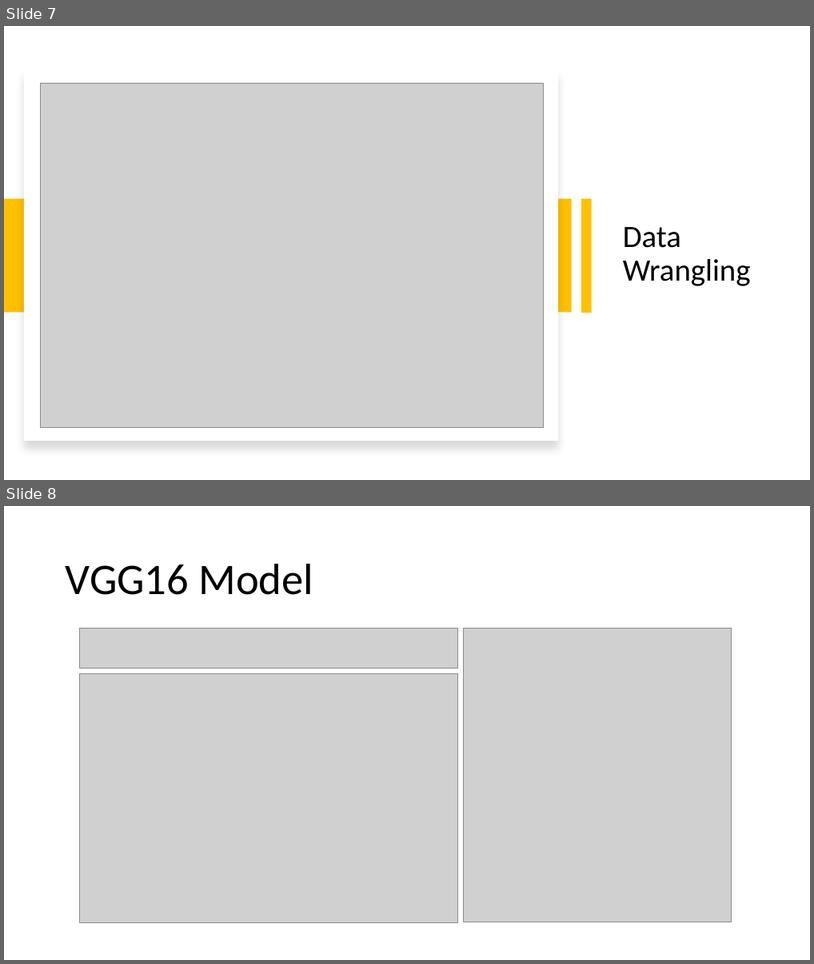
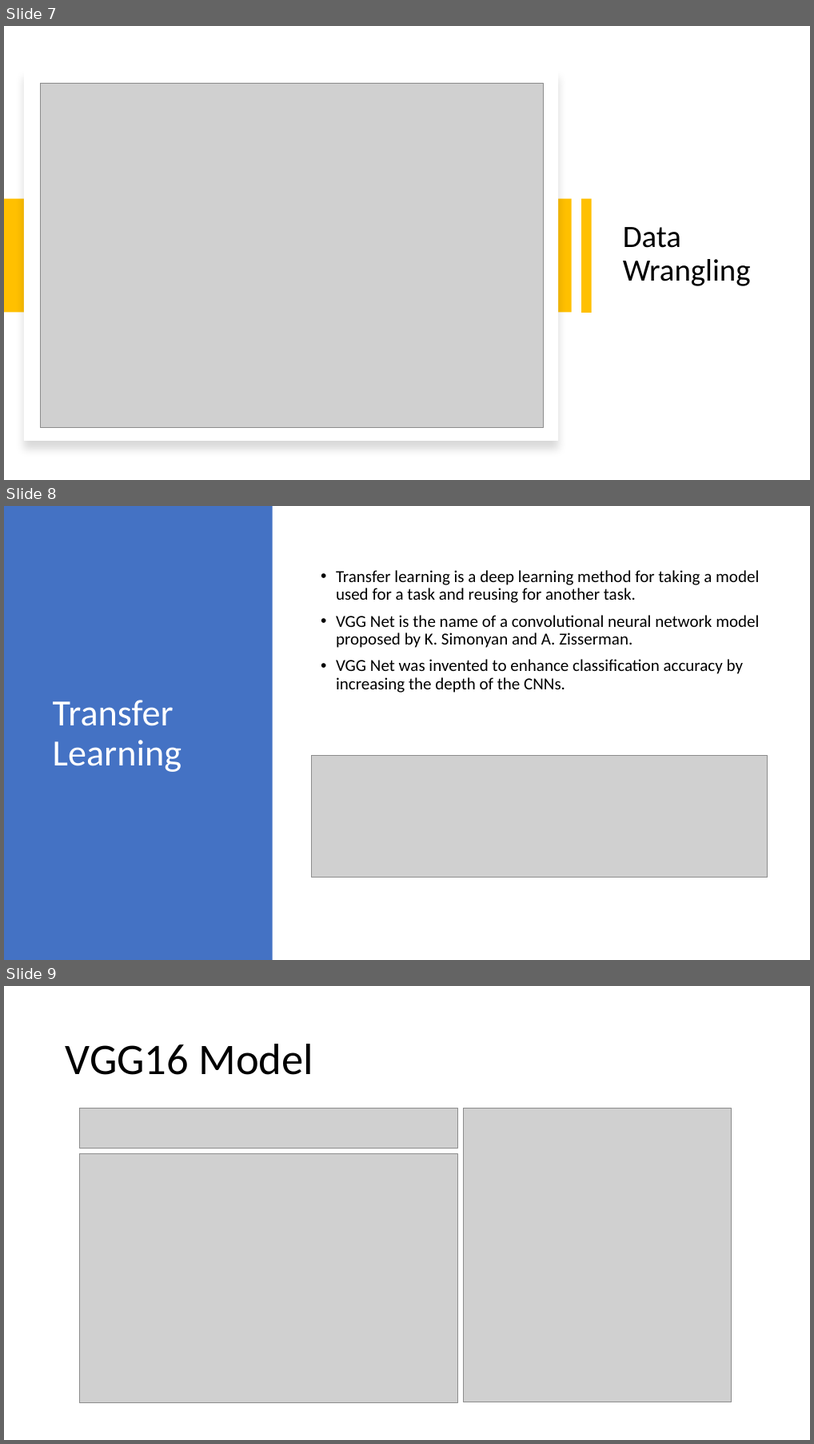
Before and after one commit to terrenceturner/End-to-end-plane-vision, a slide deck: Capstone2SlideDeck.pptx. Shown one above the other, each under a label of ours: slides 7 and 8 before the commit, slides 7, 8 and 9 after it. The pictures are 814x964 and 814x1444 pixels, drawn with LibreOffice and Linux fonts; fonts in the diff are those of the drawing; grey boxes stand for pictures. Boxes give left, top, right and bottom in pixels: in the first picture for what was removed or moved away, otherwise in the second. Text is boxed around its words. In the diff, an @@ line names an element or a change of style, - is before the commit and + after.

Commit message:
Added transfer learning and results

```diff
--- a/Capstone2SlideDeck.pptx
+++ b/Capstone2SlideDeck.pptx
@@ slide 8 added at box(4, 506, 810, 960), background #FFFFFF @@
@@ rectangle added at box(4, 506, 273, 960), fill #4472C4 @@
@@ text added at box(336, 570, 759, 692), 20 pt, text #000000 @@
+• Transfer learning is a deep learning method for taking a model used for a task and reusing for another task.
+• VGG Net is the name of a convolutional neural network model proposed by K. Simonyan and A. Zisserman.
+• VGG Net was invented to enhance classification accuracy by increasing the depth of the CNNs.
@@ title added at box(53, 700, 182, 772), 44 pt, text #FFFFFF @@
+Transfer Learning
@@ picture added at box(312, 756, 768, 877) @@
@@ what was slide 8 is now slide 9 @@
```
Also in this commit, not shown: 1 other slide added, 1 other file.
